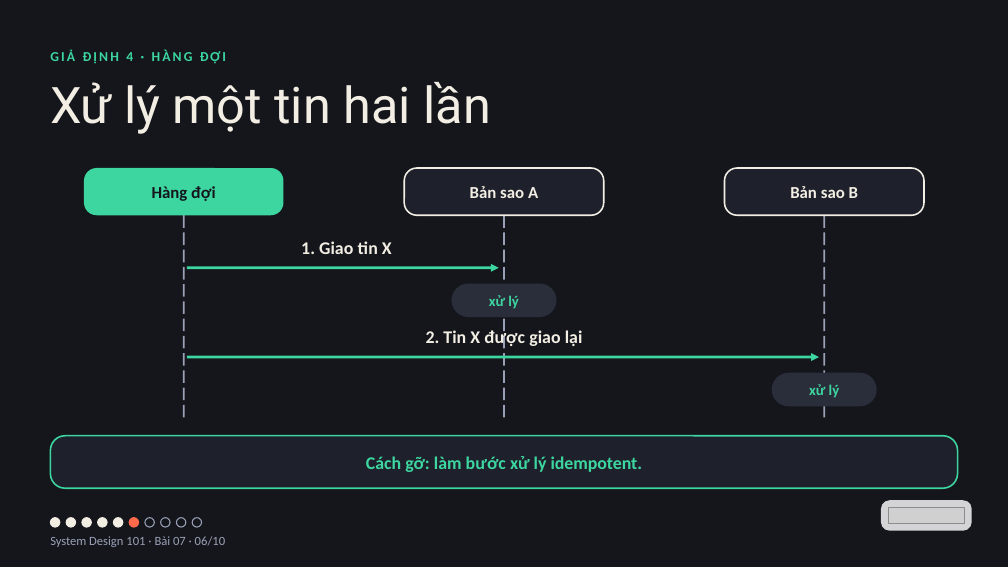
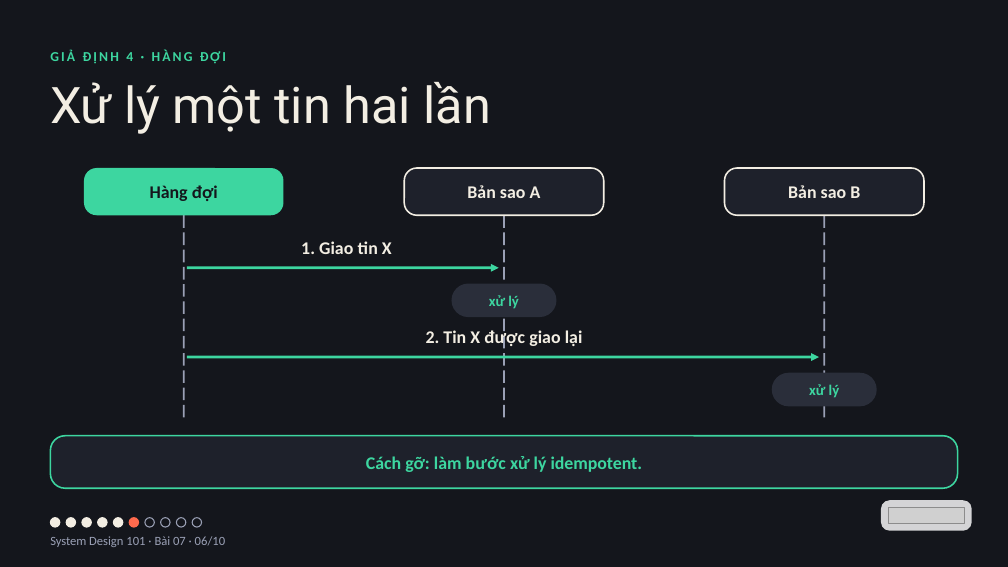
Before and after one commit to vohoailinh90/tool-marketing-studio, a slide deck: slide 6 of system-design-101/vi/lessons/sd-13-007/slides/sd-13-007.pptx. Drawn at 1008x567 pixels with LibreOffice and Linux fonts; fonts in the diff are those of the drawing; grey boxes stand for pictures. Boxes give left, top, right and bottom in pixels: in the first picture for what was removed or moved away, otherwise in the second. Text is boxed around its words. In the diff, an @@ line names an element or a change of style, - is before the commit and + after.

```diff
--- a/system-design-101/vi/lessons/sd-13-007/slides/sd-13-007.pptx
+++ b/system-design-101/vi/lessons/sd-13-007/slides/sd-13-007.pptx
@@ rounded rectangle "Hàng đợi" at (84,168,284,215): size 24 to 25.5 pt; letter spacing -0.1 to 0 pt in "Hàng" @@
@@ rounded rectangle "Bản sao A" at (404,168,604,215): size 24 to 25.5 pt @@
@@ rounded rectangle "Bản sao B" at (725,168,924,215): size 24 to 25.5 pt @@
```
Also in this commit, not shown: 2 other slides changed, 3 other files.
